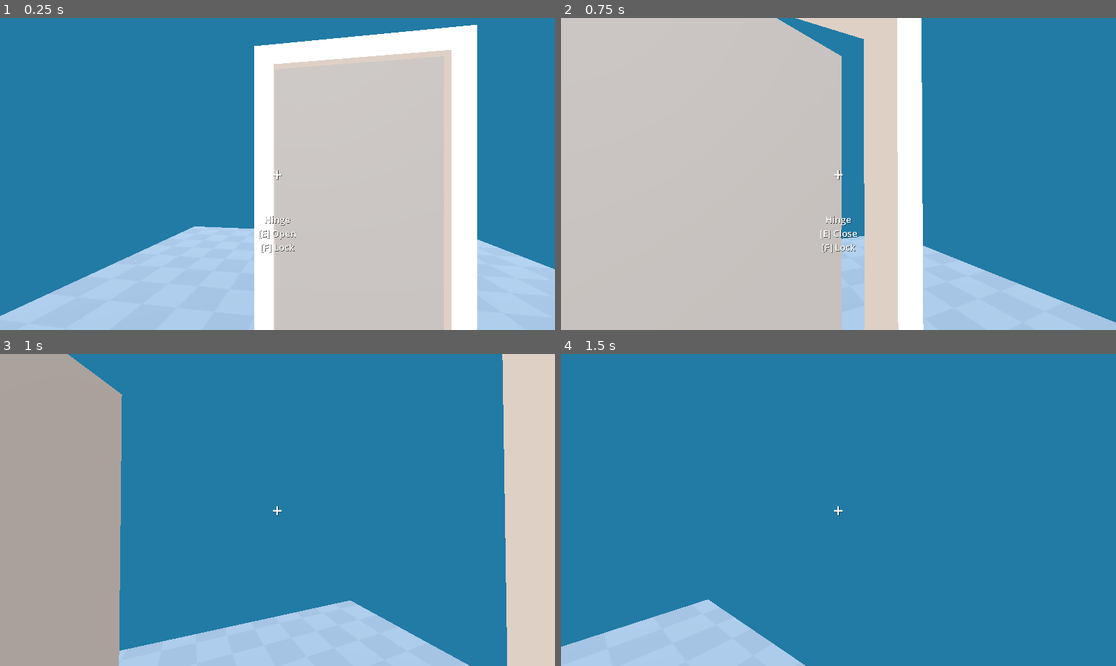
Above: before the commit, frames 1-4 (two rows, left to right).
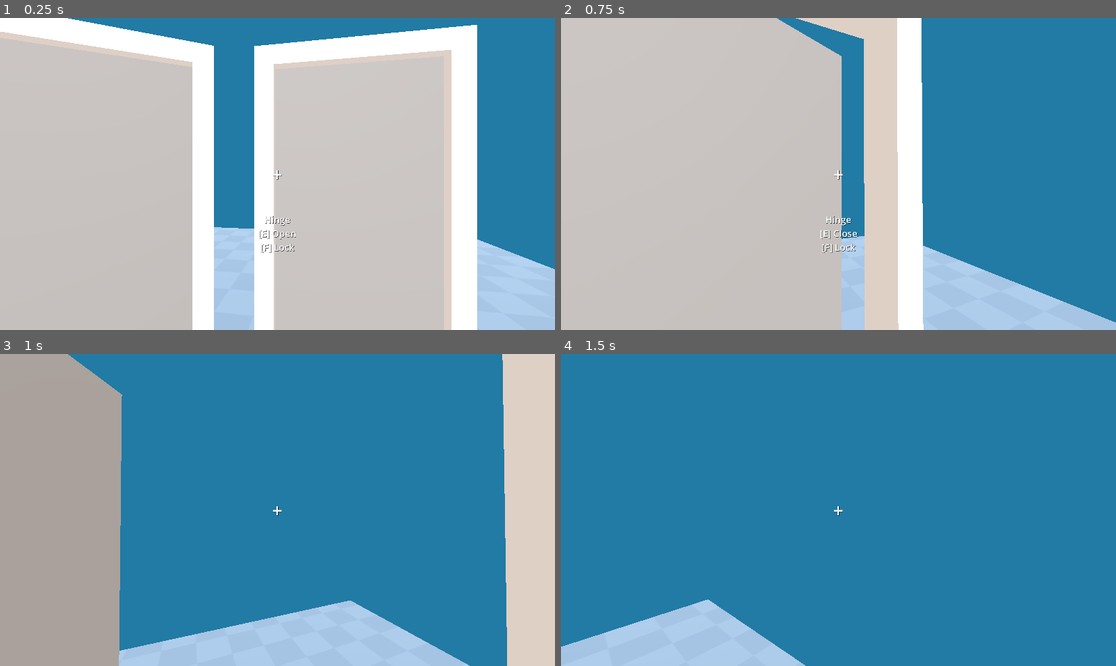
Above: after the commit, the same moments.

Repository: rajariandhana/BaseGame
Game: Godot game, scene res://game.tscn
The game is run twice, just before and just after one commit, with the same random seed, the same clock (stepped at 60 frames per second) and the same inputs.
Inputs (mouse positions are in pixels of both pictures, inside the frame that each line leads up to):
- Up to frame 1 (0.25 s): no input
- Up to frame 2 (0.75 s): tap Enter at 0.5 s; move the mouse to (866, 174) at 0.52 s; hold W (move_forward) from 0.53 s (still down); tap E (interact_e) at 0.6 s; click (866, 174) at 0.67 s
- Up to frame 3 (1 s): keep holding W (move_forward); tap Space (jump) at 0.77 s; tap F (interact_f) at 0.8 s
- Up to frame 4 (1.5 s): keep holding W (move_forward); move the mouse to (810, 510) at 1.27 s; tap F (interact_f) at 1.35 s

The runs differ from the first frame. In frame 1, 37% of the frame differs, in the area x 0-39%, y 0-100%; in frame 2, nothing differs; in frame 3, nothing differs; in frame 4, nothing differs.

Commit message:
feat: input key globals

Diff:
--- a/area_3d.gd
+++ /dev/null
@@ -1,2 +0,0 @@
-extends Area3D
-@export var interact_root: Node3D
--- a/box.tscn
+++ b/box.tscn
@@ -10,8 +10,8 @@
 
 [node name="Box" type="StaticBody3D"]
 script = ExtResource("2_oq5cr")
-interactions = Dictionary[String, String]({
-"interact_e": "toggle"
+interactions = Dictionary[int, String]({
+0: "Toggle"
 })
 
 [node name="MeshInstance3D" type="MeshInstance3D" parent="."]
--- a/door.gd
+++ b/door.gd
@@ -7,17 +7,17 @@
 var is_locked: bool = false
 
 func interact(action, body):
-	if action == "interact_e":
+	if action == Inputs.Keys.E:
 		toggle_open()
-	elif action == "interact_f":
+	elif action == Inputs.Keys.F:
 		toggle_lock()
 
 func toggle_lock():
 	is_locked = !is_locked
 	if is_locked:
-		interactions["interact_f"] = "Unlock"
+		interactions[Inputs.Keys.F] = "Unlock"
 	else:
-		interactions["interact_f"] = "Lock"
+		interactions[Inputs.Keys.F] = "Lock"
 
 func toggle_open():
 	if is_locked:
@@ -25,10 +25,10 @@
 	if !is_open:
 		is_open = true
 		animation_player.play("door_open")
-		interactions["interact_e"] = "Close"
+		interactions[Inputs.Keys.E] = "Close"
 		await animation_player.animation_finished
 	else:
 		animation_player.play_backwards("door_open")
 		await animation_player.animation_finished
 		is_open = false
-		interactions["interact_e"] = "Open"
+		interactions[Inputs.Keys.E] = "Open"
--- a/door.tscn
+++ b/door.tscn
@@ -54,9 +54,9 @@
 [node name="Hinge" type="StaticBody3D" parent="."]
 transform = Transform3D(1, 0, 0, 0, 1, 0, 0, 0, 1, -0.8, 0, 0)
 script = ExtResource("1_ba8gm")
-interactions = Dictionary[String, String]({
-"interact_e": "Open",
-"interact_f": "Lock"
+interactions = Dictionary[int, String]({
+0: "Open",
+1: "Lock"
 })
 
 [node name="Panel" type="MeshInstance3D" parent="Hinge"]
--- a/game.tscn
+++ b/game.tscn
@@ -46,3 +46,6 @@
 
 [node name="Door1" parent="." instance=ExtResource("3_feb5d")]
 transform = Transform3D(1, 0, 0, 0, 1, 0, 0, 0, 1, 0.101004, 0, -2.34434)
+
+[node name="Door2" parent="." instance=ExtResource("3_feb5d")]
+transform = Transform3D(0.893136, 0, 0.449787, 0, 1, 0, -0.449787, 0, 0.893136, -2.283, 0, -1.80662)
--- a/hinge.gd
+++ /dev/null
@@ -1,2 +0,0 @@
-extends Node3D
-class_name Hinge
--- /dev/null
+++ b/inputs.gd
@@ -0,0 +1,14 @@
+extends Node
+class_name Inputs
+
+enum Keys {
+	E,
+	F,
+	Q,
+}
+
+const Mapping := {
+	Keys.E: "interact_e",
+	Keys.F: "interact_f",
+	Keys.Q: "interact_q",
+}
--- a/interactable.gd
+++ b/interactable.gd
@@ -3,7 +3,7 @@
 
 @export var hover_message: String
 # Key is input map, Value is default description
-@export var interactions: Dictionary[String, String]
+@export var interactions: Dictionary[Inputs.Keys, String]
 
 func mouse_button_to_text(button: int) -> String:
 	match button:
@@ -35,13 +35,14 @@
 		lines.append(hover_message)
 	else:
 		lines.append(name)
-	for action in interactions.keys():
-		var msg = "[" + get_action_key_name(action) + "] " + interactions[action]
+	for input_key in interactions.keys():
+		var input_value = Utils.input_map_value(input_key)
+		var msg = "[" + get_action_key_name(input_value) + "] " + interactions[input_key]
 		lines.append(msg)
 	return "\n".join(lines)
 
-func interact(action: String, body):
-	print("Action:", action, "on", name)
+func interact(action: Inputs.Keys, body):
+	print(Utils.input_map_value(action), " on ", name)
 
 func hover_enter(body):
 	pass
--- a/player.gd
+++ b/player.gd
@@ -43,7 +43,7 @@
 			hover_message.text = collider.get_prompt()
 			collider.hover_enter(owner)
 			for action in collider.interactions.keys():
-				if Input.is_action_just_pressed(action):
+				if Input.is_action_just_pressed(Utils.input_map_value(action)):
 					collider.interact(action, owner)
 				if interacting != collider:
 					if interacting:
--- a/project.godot
+++ b/project.godot
@@ -14,6 +14,11 @@
 run/main_scene="uid://d2pq2x2sxwy4l"
 config/features=PackedStringArray("4.4", "GL Compatibility")
 config/icon="res://icon.svg"
+
+[autoload]
+
+Globals="*res://globals.gd"
+Utils="*res://utils.gd"
 
 [display]
 
@@ -66,6 +71,11 @@
 "events": [Object(InputEventKey,"resource_local_to_scene":false,"resource_name":"","device":-1,"window_id":0,"alt_press …(192 unchanged characters)…
 ]
 }
+interact_q={
+"deadzone": 0.2,
+"events": [Object(InputEventKey,"resource_local_to_scene":false,"resource_name":"","device":-1,"window_id":0,"alt_pressed":false,"shift_pressed":false,"ctrl_pressed":false,"meta_pressed":false,"pressed":false,"keycode":0,"physical_keycode":81,"key_label":0,"unicode":113,"location":0,"echo":false,"script":null)
+]
+}
 
 [rendering]
 
--- /dev/null
+++ b/utils.gd
@@ -0,0 +1,10 @@
+extends Node
+class_name Util
+
+func input_map_value(key: Inputs.Keys):
+	return Inputs.Mapping[key]
+
+func input_map_key(value: String):
+	for key in Inputs.Mapping:
+		if Inputs.Mapping[key] == value:
+			return key
Not shown, removed: area_3d.gd.uid
Not shown: 1 places in door.tscn that only renumber resources
Not shown, removed: hinge.gd.uid
Not shown, added: inputs.gd.uid
Not shown, added: utils.gd.uid
